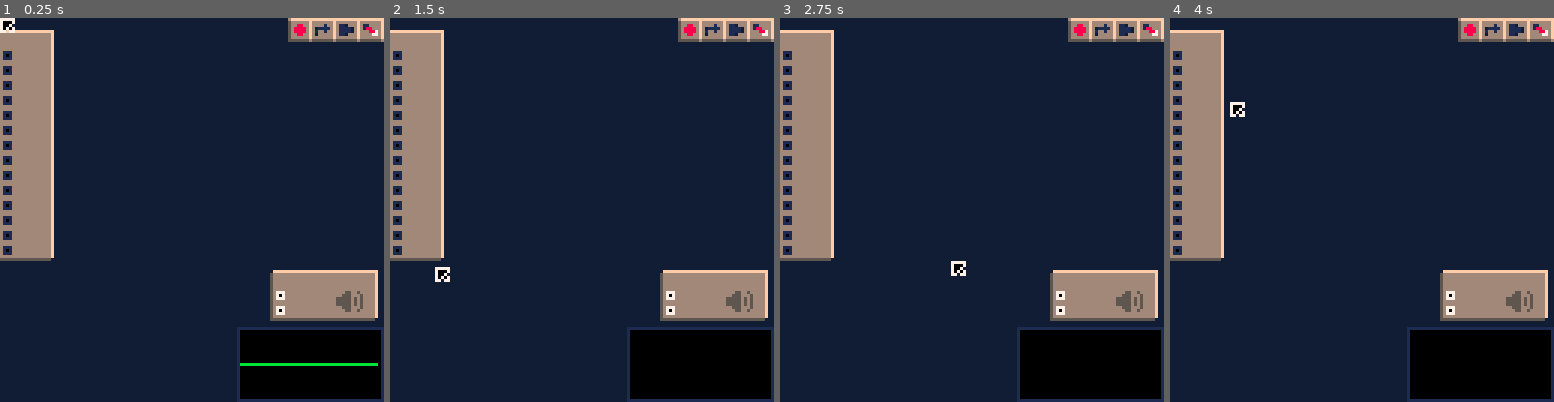
Above: before the commit, frames 1-4 (left to right).
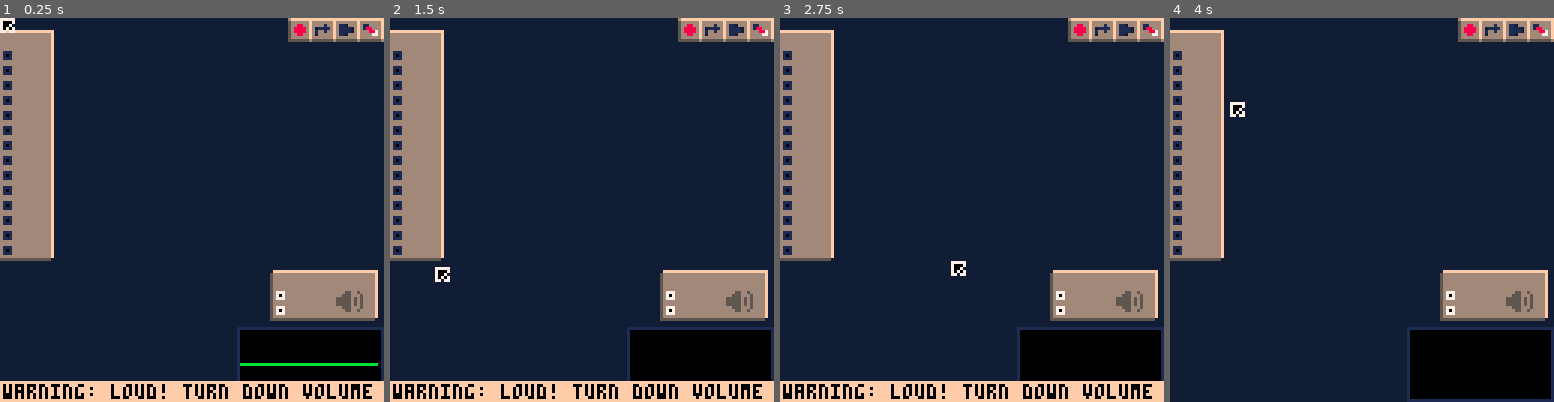
Above: after the commit, the same moments.

Repository: waporwave2/WWModular
Game: PICO-8 cartridge wwmodular.p8
Two runs of this game, one before a commit and one after it. Both use one fixed random seed, a clock stepped at 60 frames per second and the inputs below.
Inputs (mouse positions are in pixels of both pictures, inside the frame that each line leads up to):
- Up to frame 1 (0.25 s): no input
- Up to frame 2 (1.5 s): tap X (X key) at 0.33, 1.07 s; click (670, 121) at 0.67 s; tap O (Z key) at 0.7 s; click (436, 267) at 1.22 s
- Up to frame 3 (2.75 s): hold Right 1.6-2.1 s; tap O (Z key) at 1.7, 2.1, 2.5 s; click (887, 114) at 1.77 s; tap X (X key) at 1.85 s; hold Up 2.15-2.42 s; click (952, 259) at 2.32 s; hold Right from 2.47 s (still down)
- Up to frame 4 (4 s): click (1404, 106) at 2.87 s; tap O (Z key) at 2.9, 3.3, 3.7 s; tap X (X key) at 2.97 s; release Right at 3.03 s; hold Left 3.08-3.58 s; click (1465, 256) at 3.42 s; hold Down 3.63-3.97 s; click (1231, 102) at 3.97 s

The runs differ from the first frame. In frame 1, 4.8% of the frame differs, in the area x 0-100%, y 94-100%; in frame 2, 4.8%; in frame 3, 4.8%; in frame 4, nothing differs.

Commit message:
add shrinko8 to export script
it does some reordering and constant inlining,
but no comment or even spaces removal. pretty lightweight.
it gets it down to 96% compressed capacity (currently)

overall, tonight my test cart went from 98% cpu usage while playing,
down to 78% cpu usage while playing

Diff:
--- a/src/dev.lua
+++ b/src/dev.lua
@@ -1,4 +1,4 @@
-dev=true
--- dev_palpersist=dev
+dev=false
+dev_palpersist=dev
 
 web_version=false
--- a/src/pance_helper.lua
+++ b/src/pance_helper.lua
@@ -15,7 +15,6 @@
 function pq(...) printh(qq(...)) return ... end
 function pqx(v) pq(tostr(v,1),"(",v,")") return v end
 function qx(v) return tostr(v,1) end
-function qx2(v) return sub(tostr(v,1),5,6) end
 
 -- quotes all arguments into a string
 -- usage:
Not shown, changed: export.sh
